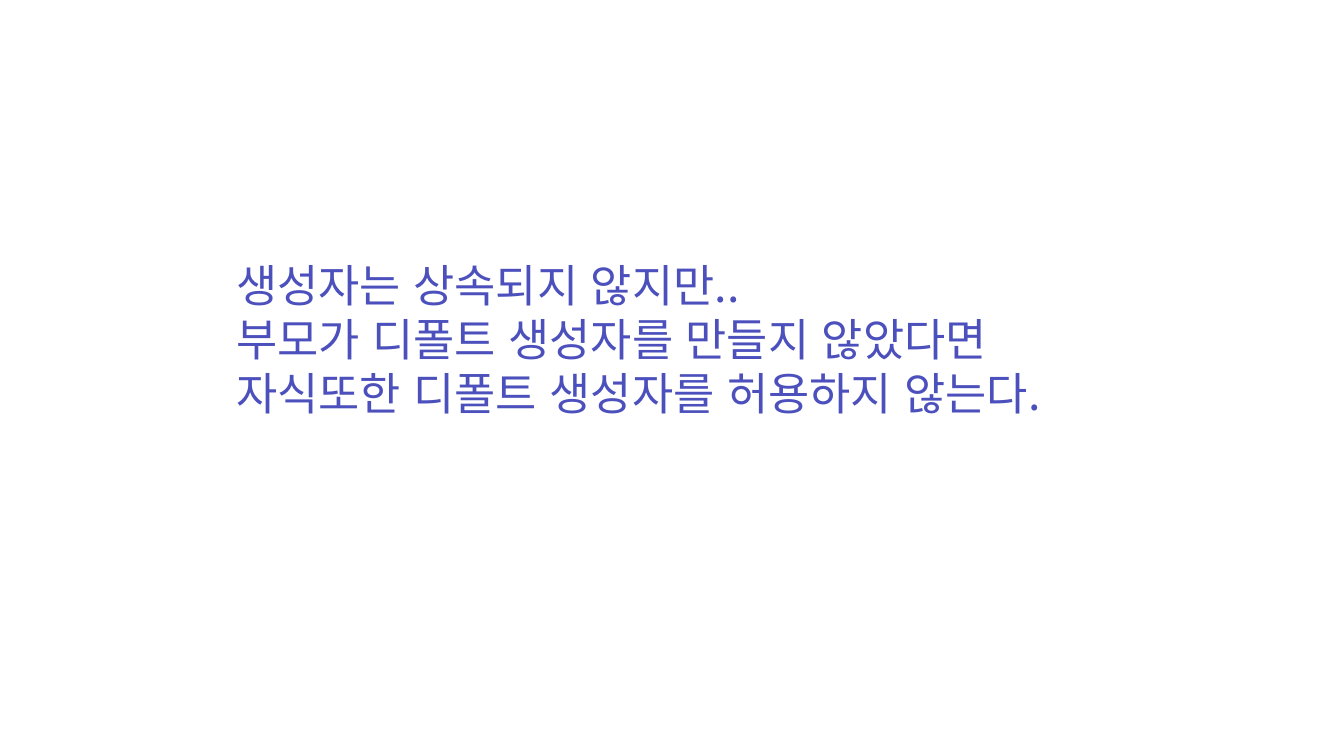
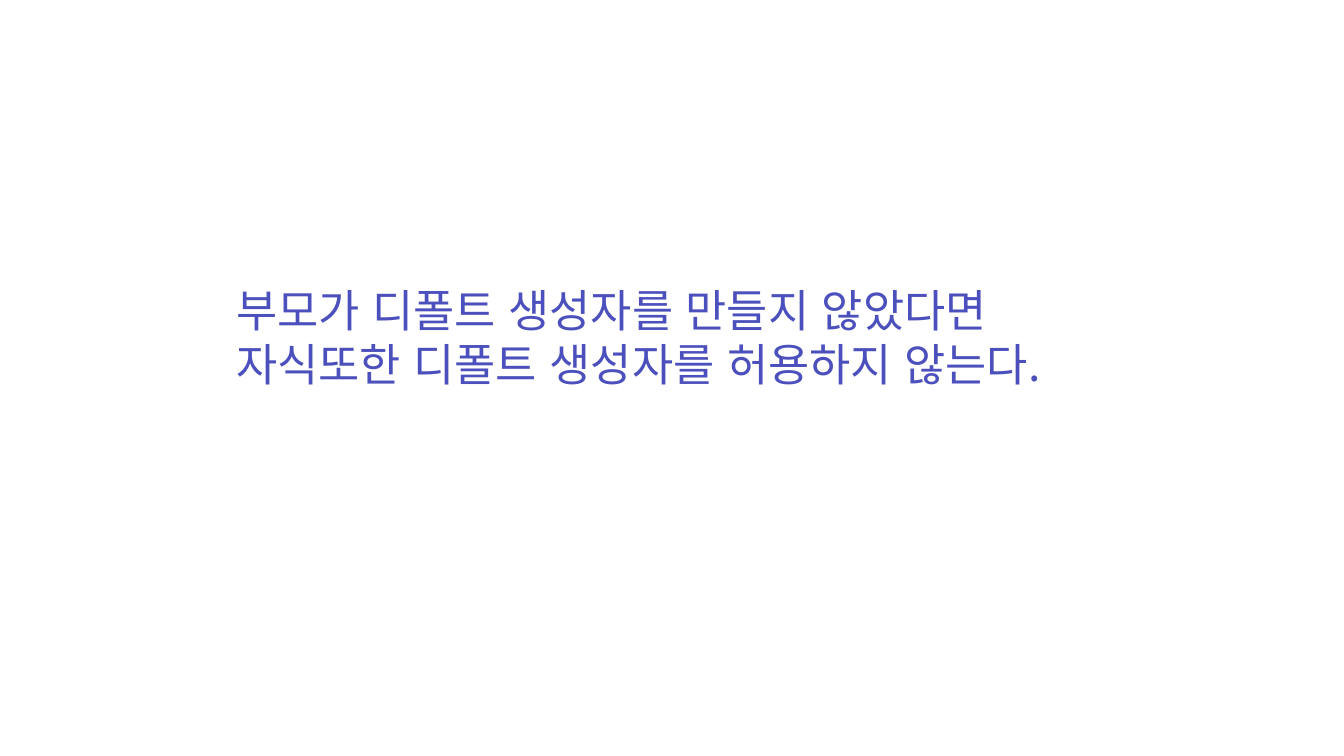
Before and after one commit to zest132/JavaLecture, a slide deck: slide 13 of JavaLecture/LectureFile/java 9강.pptx. Drawn at 1344x756 pixels with LibreOffice and Linux fonts; fonts in the diff are those of the drawing. Boxes give left, top, right and bottom in pixels: in the first picture for what was removed or moved away, otherwise in the second. Text is boxed around its words. In the diff, an @@ line names an element or a change of style, - is before the commit and + after.

```diff
--- a/JavaLecture/LectureFile/java 9강.pptx
+++ b/JavaLecture/LectureFile/java 9강.pptx
@@ text at (236, 265, 740, 306): paragraph removed @@
-생성자는 상속되지 않지만..
@@ text "부모가 디폴트 생성자를 만들지 않았다면 ...": place and size @@
-text "부모가 디폴트 생성자를 만들지 않았다면 ..." at (236, 265, 1040, 414)
+text "부모가 디폴트 생성자를 만들지 않았다면 ..." at (236, 290, 1040, 385)
```
Also in this commit, not shown: 2 other slides changed, 3 slides removed, 11 other files.
